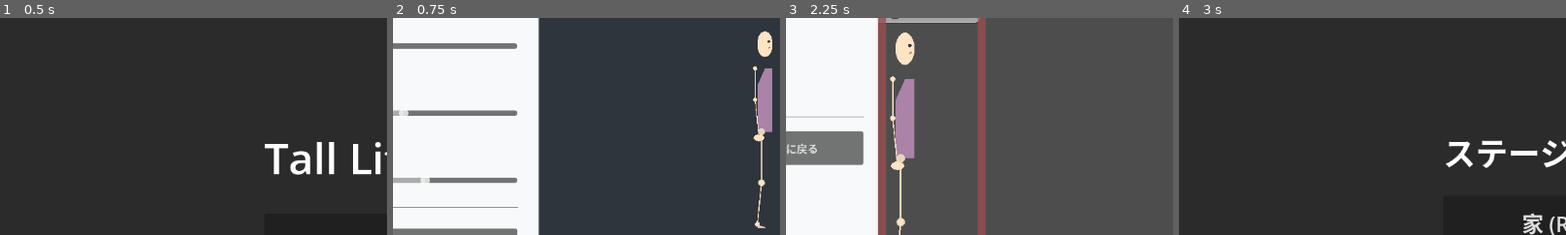
Above: before the commit, frames 1-4 (left to right).
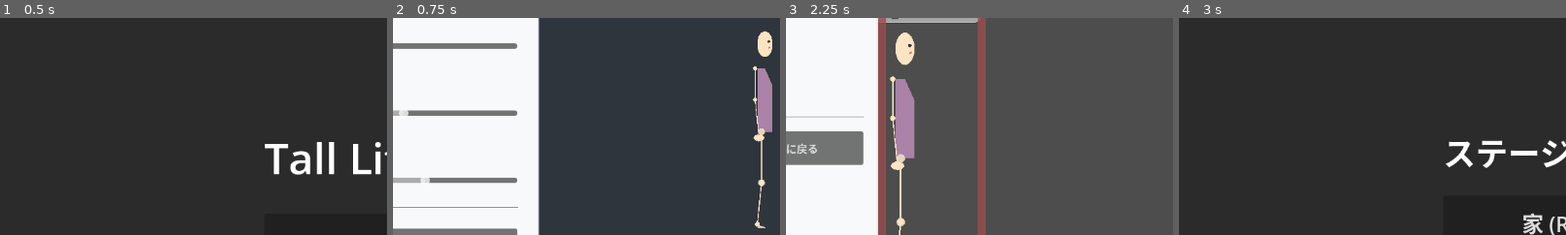
Above: after the commit, the same moments.

Repository: tinky44/TLS_3D
Game: Godot game, scene res://scenes/TitleScene.tscn
Same seed, same stepped clock (60 frames per second), same inputs: the game is played once before the commit and once after it.
Inputs:
- Up to frame 1 (0.5 s): no input
- Up to frame 2 (0.75 s): click "Start" at 0.5 s
- Up to frame 3 (2.25 s): click "次へ (ステージ選択)" at 1.25 s; click "家 (Room)" at 2 s
- Up to frame 4 (3 s): click "ステージ選択に戻る" at 2.75 s
The pictures show only the part of the screen within x 16-66%, y 25-75%; the shares and areas given below are measured in that part.

Frame 1 is identical in both runs. In frame 2, 0.2% of the frame differs, in the area x 94-98%, y 23-31%; in frame 3, 0.3%, in the area x 28-34%, y 28-38%; in frame 4, nothing differs.

Commit message:
fix: 五角形

Diff:
--- a/godot-project/scripts/CharacterDrawUtils.gd
+++ b/godot-project/scripts/CharacterDrawUtils.gd
@@ -90,20 +90,20 @@
     canvas.draw_polygon(pts, PackedColorArray([color]))
 
 static func draw_side_torso(canvas: CanvasItem, top_cx: float, top_y: float, nipple_y: float, bot_cx: float, bottom_y: float, thickness: float, color: Color):
-    # 側面胴体: 5角形（背面上部が斜め、前面は垂直）
-    # shoulder_back_x = top_cx + half ≈ hx（脊椎中心）で、back_xより前方にある → 「/」方向の斜め
-    # 屈み時は hx が前方に出るので、斜めが大きくなりくの字も自然に表現される
+    # 側面胴体: 5角形（背面は垂直、前面上部が斜め）
+    # 仕様書: 「直線的な背面に対し、前面上部が斜めにカット」
+    # shoulder_front_x = top_cx + half ≈ hx（脊椎中心）= front_x より内側 → 「\」方向の斜め
     var half = thickness / 2.0
-    var front_x = bot_cx + half # 前面X（垂直・一定）
-    var back_x = bot_cx - half # 背面X（乳首以下は垂直・一定）
-    var shoulder_back_x = top_cx + half # 肩後端（乳首折れ点より前方） = hx
+    var back_x = bot_cx - half # 背面X（垂直・一定）
+    var front_x = bot_cx + half # 前面X（乳首以下は垂直）
+    var shoulder_front_x = top_cx + half # 肩前端X（hx ≈ 脊椎中心）← 前面の斜め上端
 
     var pts = PackedVector2Array([
-        Vector2(shoulder_back_x, top_y), # 1. 肩後端（胴の張り）
-        Vector2(front_x, top_y), # 2. 肩前端
-        Vector2(front_x, bottom_y), # 3. 股前端（前面は垂直）
-        Vector2(back_x, bottom_y), # 4. 股後端
-        Vector2(back_x, nipple_y), # 5. 乳首後端（背面の折れ点）
+        Vector2(back_x, top_y), # 1. 肩後端（背面上端）
+        Vector2(back_x, bottom_y), # 2. 股後端（背面下端）← 背面は垂直
+        Vector2(front_x, bottom_y), # 3. 股前端
+        Vector2(front_x, nipple_y), # 4. 乳首前端（折れ点）
+        Vector2(shoulder_front_x, top_y), # 5. 肩前端（斜め線の上端・内側）
     ])
     canvas.draw_polygon(pts, PackedColorArray([color]))
 
